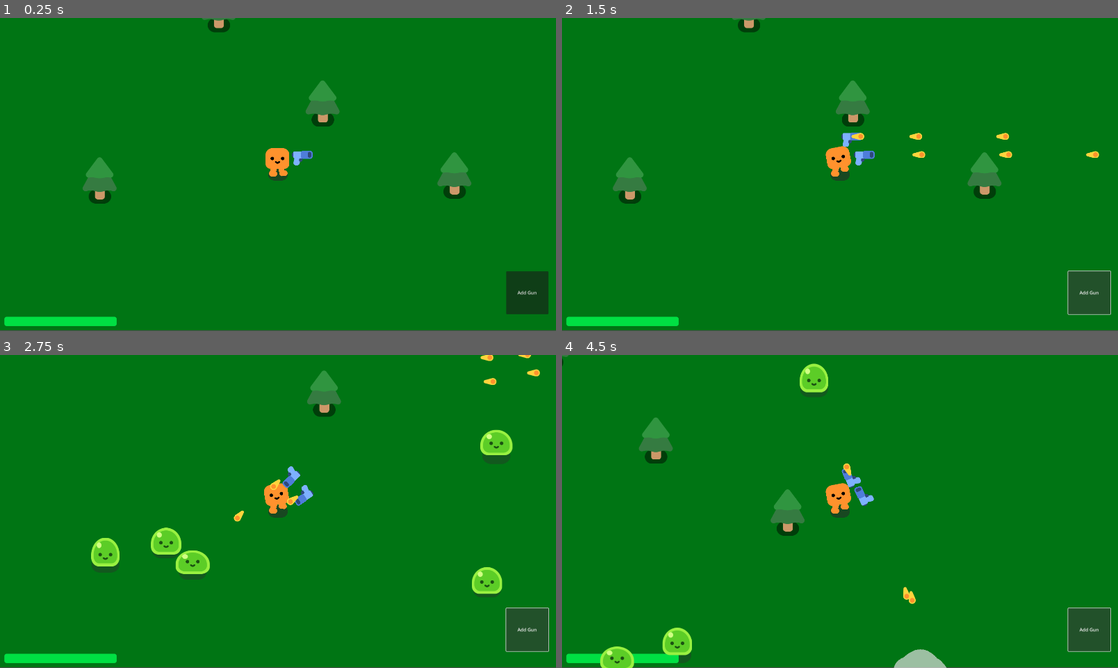
Above: before the commit, frames 1-4 (two rows, left to right).
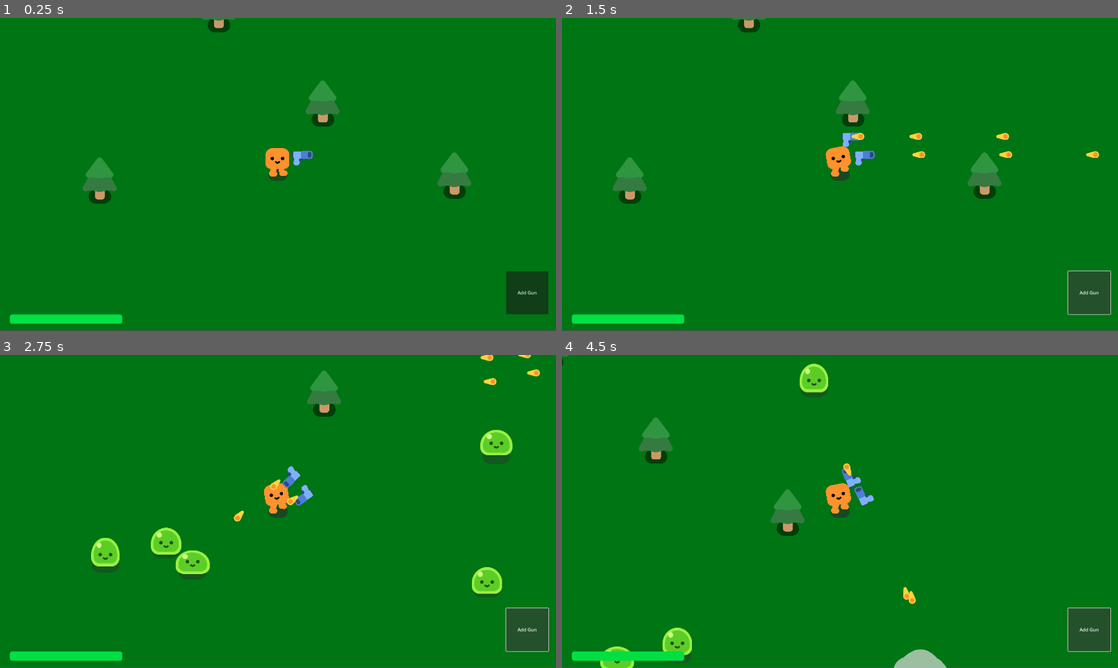
Above: after the commit, the same moments.

Repository: minusonee/SurvivorGame
Game: Godot game, scene res://survivors_game.tscn
Same seed, same stepped clock (60 frames per second), same inputs: the game is played once before the commit and once after it.
Inputs:
- Up to frame 1 (0.25 s): no input
- Up to frame 2 (1.5 s): click "Add Gun" at 0.5 s; hold D (move_right) from 1.28 s (still down)
- Up to frame 3 (2.75 s): release D (move_right) at 2.03 s; hold S (move_down) from 2.03 s (still down)
- Up to frame 4 (4.5 s): release S (move_down) at 2.78 s; hold D (move_right) 2.78-3.53 s; hold W (move_up) 3.53-4.28 s; hold A (move_left) from 4.28 s (still down)

The runs differ from the first frame. In frame 1, 0.4% of the frame differs, in the area x 0-22%, y 94-99%; in frame 2, 0.4%; in frame 3, 0.4%; in frame 4, 0.5%.

Commit message:
fix: made health bar show on top

Diff:
--- a/player.tscn
+++ b/player.tscn
@@ -1,8 +1,7 @@
-[gd_scene load_steps=7 format=3 uid="uid://c2wsmmjynx08p"]
+[gd_scene load_steps=6 format=3 uid="uid://c2wsmmjynx08p"]
 
 [ext_resource type="Script" path="res://player.gd" id="1_kp1ik"]
 [ext_resource type="PackedScene" uid="uid://pbmyh1qru7p" path="res://characters/happy_boo/happy_boo.tscn" id="1_o5ae3"]
-[ext_resource type="PackedScene" uid="uid://dtkngk0ftv5ak" path="res://progress_bar.tscn" id="2_yvm6b"]
 [ext_resource type="PackedScene" uid="uid://cemgbe80y46kd" path="res://gun.tscn" id="3_6g2xj"]
 
 [sub_resource type="CircleShape2D" id="CircleShape2D_rntcu"]
@@ -40,6 +39,3 @@
 rotation = -1.55885
 shape = SubResource("CapsuleShape2D_741uw")
 debug_color = Color(0.922377, 5.10186e-05, 0.687741, 0.42)
-
-[node name="ProgressBar" parent="." instance=ExtResource("2_yvm6b")]
-unique_name_in_owner = true
--- a/survivors_game.tscn
+++ b/survivors_game.tscn
@@ -1,7 +1,8 @@
-[gd_scene load_steps=5 format=3 uid="uid://crfgpgvybr827"]
+[gd_scene load_steps=6 format=3 uid="uid://crfgpgvybr827"]
 
 [ext_resource type="PackedScene" uid="uid://c2wsmmjynx08p" path="res://player.tscn" id="1_owmx7"]
 [ext_resource type="Script" path="res://survivors_game.gd" id="1_p6fy1"]
+[ext_resource type="PackedScene" uid="uid://dtkngk0ftv5ak" path="res://progress_bar.tscn" id="2_q5vui"]
 [ext_resource type="PackedScene" uid="uid://cbc3tfi3qukuh" path="res://pine_tree.tscn" id="2_ycora"]
 
 [sub_resource type="Curve2D" id="Curve2D_v3u18"]
@@ -23,6 +24,13 @@
 offset_right = 1894.0
 offset_bottom = 1022.0
 text = "Add Gun"
+
+[node name="ProgressBar" parent="CanvasLayer2" instance=ExtResource("2_q5vui")]
+unique_name_in_owner = true
+offset_left = 34.0
+offset_top = 1023.0
+offset_right = 422.0
+offset_bottom = 1055.0
 
 [node name="CanvasLayer" type="CanvasLayer" parent="."]
 layer = -1
